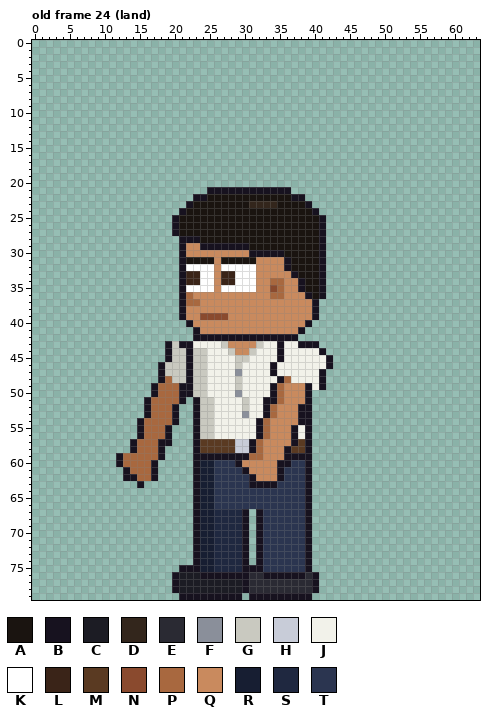
Pixel-art file -- sprites/expo/expo_vendj_left_anim.aseprite. The picture above was drawn from the file before the commit.
64x80 pixels, 123 frames. Colours within 5 levels of each other are drawn and written as one. Shown: old frame 24 (land). The commit also changed other frames, which this record leaves out.
Visible layers, top first: "Arm Top", "Hair", "Face", "Watch", "Near Arm", "Collar", "Belt", "Shirt", "Body", "Back Arm", "Pants", "Shoes".
Palette (. is transparent): A #1a1410  B #17121f  C #1c1c24  D #33261c  E #2a2a33  F #8a8f9a  G #c9c9c0  H #c8ccd8  J #f2f2ea  K #ffffff  L #3a2418  M #5a3a22  N #8a4a2e  P #a8683f  Q #c98a5e  R #171e32  S #1f2840  T #2b3550
Pixels before, old frame 24 (land) (only the part around the change), first column x 0:
13 ................................................................
14 ................................................................
15 ................................................................
16 ................................................................
17 ................................................................
18 ................................................................
19 ................................................................
20 ................................................................
21 .........................BBBBBBBBBBBB...........................
22 .......................BBAAAAAAAAAAAABB.........................
23 ......................BAAAAAAAADDDDAAAAB........................
24 .....................BAAAAAAAAAAAAAAAAAAB.......................
25 ....................BAAAAAAAAAAAAAAAAAAAAB......................
26 ....................BAAAAAAAAAAAAAAAAAAAAB......................
27 ....................BAAAAAAAAAAAAAAAAAAAAB......................
28 .....................BBBAAAAAAAAAAAAAAAAAB......................
29 .....................BQQBBBBBBBAAAAAAAAAAB......................
30 .....................BQQQQQQQQQBBBBBAAAAAB......................
31 .....................BAAAAQAAAAAQQQQBAAAAB......................
32 .....................BKKKKQKKKKKQQQQBAAAAB......................
33 .....................BLLKKQLLKKKQQQQQBAAAB......................
34 .....................BLLKKQLLKKKQQPPQQBAAB......................
35 .....................BKKKKQKKKKKQQNPQQBAAB......................
36 .....................BPQQQQQQQQQQQPPQQQBAB......................
37 .....................BPPQQQQQQQQQQQQQQQQB.......................
38 .....................BQQQQQQQQQQQQQQQQQQB.......................
39 .....................BQQNNNNQQQQQQQQQQQQB.......................
40 ......................BQQQQQQQQQQQQQQQQB........................
41 .......................BQQQQQQQQQQQQQQB.........................
42 .......................BBBBBBBBBBBBBBB..........................
43 ...................BGBBJJJJGQQQQGJJBJJBBB.......................
44 ...................BGGBGGJJJGQQGJJJBJJJJJB......................
45 ...................BGGBGGJJJJGGJJJJBJJJJJJB.....................
46 ..................BGGGBGGJJJJGJJJJBJJJJJJJB.....................
47 ..................BGGGBGGJJJJFJJJJBJJJJJJB......................
48 ..................BPGGBGGJJJJGJJJJJBPJJJJB......................
49 .................BPPPBBGGJJJJGJJJJBPQQQBJB......................
50 .................BPPPBBGGJJJJFJJJJBPQQQB........................
51 ................BPPPPB.BGGJJJJGJJBBPQQQB........................
52 ................BPPPB..BGGJJJJGJJBPQQQBB........................
53 ................BPPPB..BGGJJJJFJJBPQQQBB........................
54 ...............BPPPPB..BGGJJJJJJBPQQQQBB........................
55 ...............BPPPB...BGGJJJJJJBPQQQBJB........................
56 ...............BPPPB...BGGJJJJJJBPQQQBJB........................
57 ..............BPPPBB...BMMMMMHHBPQQQQBMB........................
58 ..............BPPPB....BMMMMMHHBPQQQBMMB........................
59 ............BPPPPPB....BBBBBBBBPPQQQBBBB........................
60 ............BPPPPB.....BRRTTTBQQQQQBBTTB........................
61 .............BPPPB.....BRRTTTTBQQQQBTTTB........................
62 .............BBPPB.....BRRTTTTTBQQQBTTTB........................
63 ...............B.......BRRTTTTTBBBBTTTTB........................
64 .......................BRRTTTTTTTTTTTTTB........................
65 .......................BRRTTTTTTTTTTTTTB........................
66 .......................BRRTTTTTTTTTTTTTB........................
67 .......................BRRSSSSB.BTTTTTTB........................
68 .......................BRRSSSSB.BTTTTTTB........................
New version:
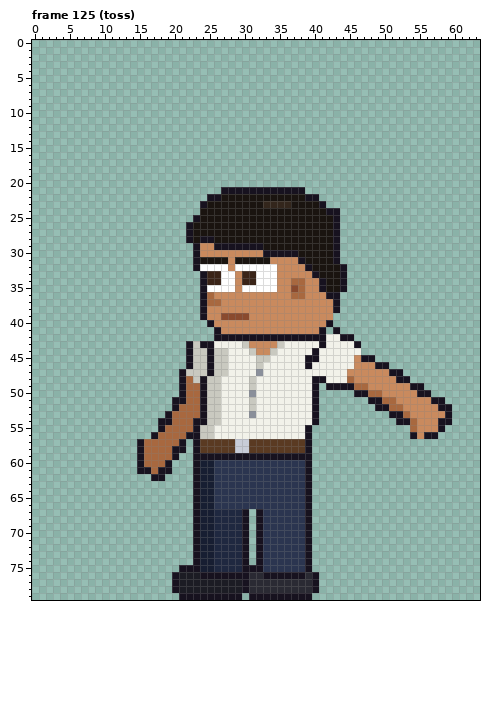
A new or re-ordered frame is compared with the old frame closest to it.
Change:
frames 123 -> 129
Frame 125 (toss) is new; against old frame 24 (land):
y 21: x 25..26 BB -> ..; x 37..38 .. -> BB
y 22: x 23..26 BBAA -> ..BB; x 37..40 BB.. -> AABB
y 23: x 22..24 BAA -> ..B; x 31..32 DD -> AA; x 35..36 AA -> DD; x 39..41 B.. -> AAB
y 24: x 21..23 BAA -> ...; x 40..43 B... -> AABB
y 25: x 20..23 BAAA -> ...B; x 41..43 B.. -> AAB
y 26..27: x 20..22 BAA -> ..B; x 41..43 B.. -> AAB
y 28: x 21 B -> .; x 23..25 BAA -> ABB; x 41..43 B.. -> AAB
y 29: x 21..25 BQQBB -> ..BQQ; x 31..32 AA -> BB; x 41..43 B.. -> AAB
y 30: x 21..23 BQQ -> ..B; x 31..32 BB -> QQ; x 36..37 AA -> BB; x 41..43 B.. -> AAB
y 31: x 21..23 BAA -> ..B; x 26 Q -> A; x 28 A -> Q; x 32..33 QQ -> AA; x 36..38 BAA -> QQB; x 41..43 B.. -> AAB
y 32: x 21..23 BKK -> ..B; x 26 Q -> K; x 28 K -> Q; x 32..34 QQQ -> KKK; x 36..39 BAAA -> QQQB; x 41..44 B... -> AAAB
y 33: x 21..34 BLLKKQLLKKKQQQ -> ...BLLKKQLLKKK; x 37..44 BAAAB... -> QQQBAAAB
y 34: x 21..35 BLLKKQLLKKKQQPP -> ...BLLKKQLLKKKQ; x 37..40 QBAA -> PPQQ; x 42..44 ... -> AAB
y 35: x 21..24 BKKK -> ...B; x 26 Q -> K; x 29 K -> Q; x 32..35 QQNP -> KKKQ; x 37..40 QBAA -> NPQQ; x 42..44 ... -> AAB
y 36: x 21..25 BPQQQ -> ...BP; x 34..35 PP -> QQ; x 37..43 QQBAB.. -> PPQQQBB
y 37: x 21..26 BPPQQQ -> ...BPP; x 40..43 B... -> QQQB
y 38: x 21..24 BQQQ -> ...B; x 40..43 B... -> QQQB
y 39: x 21..26 BQQNNN -> ...BQQ; x 28..30 QQQ -> NNN; x 40..42 B.. -> QQQ
y 40: x 22..25 BQQQ -> ...B; x 39..42 B... -> QQQB
y 41: x 23..26 BQQQ -> ...B; x 38..41 B... -> QQQB; x 43 . -> B
y 42: x 23..25 BBB -> ...; x 38..45 ........ -> BBBBJJBB
y 43: x 19..21 BGB -> ...; x 23..25 JJJ -> GBB; x 27..30 GQQQ -> JJJG; x 32..35 GJJB -> QQQG; x 38..46 BBB...... -> JJJBJJJJB
y 44: x 19..21 BGG -> ...; x 25..30 JJJGQQ -> BGGJJJ; x 32..35 JJJB -> QQGJ; x 40..46 JB..... -> BJJJJJJ
y 45: x 19..21 BGG -> ...; x 25..27 JJJ -> BGG; x 29..30 GG -> JJ; x 32..33 JJ -> GG; x 35 B -> J; x 39..40 JJ -> BB; x 42..48 B...... -> JJJJQBB
y 46: x 18..21 BGGG -> ....; x 25..27 JJJ -> BGG; x 29 G -> J; x 32 J -> G; x 34 B -> J; x 39 J -> B; x 42..50 B........ -> JJJJQQQBB
y 47: x 18..22 BGGGB -> ...BG; x 25..27 JJJ -> BGG; x 29 F -> J; x 32 J -> F; x 34 B -> J; x 41..52 B........... -> JJJJQQQQQQBB
y 48: x 18..22 BPGGB -> ...BP; x 24..26 GJJ -> BGG; x 29 G -> J; x 31 J -> G; x 35..36 BP -> JJ; x 40 J -> B; x 42..53 ............ -> JJJPQQQQQQBB
y 49: x 17..20 BPPP -> ....; x 22..26 BGGJJ -> PPBGG; x 29 G -> J; x 31 J -> G; x 34..55 BPQQQBJB.............. -> JJJJJJB.BBBBPPQQQQQQBB
y 50: x 17..20 BPPP -> ....; x 22..26 BGGJJ -> PPBGG; x 29 F -> J; x 31 J -> F; x 34..40 BPQQQB. -> JJJJJJB; x 46..56 ........... -> BBPPQQQQQBB
y 51: x 16..20 BPPPP -> ....B; x 22..24 .BG -> PPB; x 26 J -> G; x 30..31 GJ -> JG; x 33..40 BBPQQQB. -> JJJJJJJB; x 48..58 ........... -> BBPPQQQQQBB
y 52: x 16..19 BPPP -> ....; x 21..24 ..BG -> PPPB; x 26 J -> G; x 30..31 GJ -> JG; x 33..40 BPQQQBB. -> JJJJJJJB; x 49..59 ........... -> BBPPQQQQQBB
y 53: x 16..24 BPPPB..BG -> ...BPPPPB; x 26 J -> G; x 30..31 FJ -> JF; x 33..40 BPQQQBB. -> JJJJJJJB; x 51..59 ......... -> BBPQQQQQB
y 54: x 15..22 BPPPPB.. -> ...BBPPP; x 24 G -> B; x 26 J -> G; x 32..40 BPQQQQBB. -> JJJJJJJJB; x 52..59 ........ -> BBPQQQBB
y 55: x 15..22 BPPPB... -> ...BPPPP; x 32..37 BPQQQB -> JJJJJJ; x 54..58 ..... -> PQQQB
y 56: x 15..17 BPP -> ..B; x 19..22 B... -> PPPB; x 32..37 BPQQQB -> JJJJJJ; x 54..57 .... -> BQBB
y 57: x 14..15 BP -> .B; x 18..21 BB.. -> PPPB; x 31..37 BPQQQQB -> MMMMMMM
y 58: x 14..15 BP -> .B; x 18..21 B... -> PPBB; x 31..36 BPQQQB -> MMMMMM
y 59: x 12..15 BPPP -> ...B; x 18..20 B.. -> PPB; x 31..35 PPQQQ -> BBBBB
y 60: x 12..15 BPPP -> ...B; x 17..19 B.. -> PPB; x 29..36 BQQQQQBB -> TTTTTTTT
y 61: x 13..19 BPPPB.. -> ..BBPBB; x 30..35 BQQQQB -> TTTTTT
y 62: x 13..16 BBPP -> ....; x 18 . -> B; x 31..35 BQQQB -> TTTTT
y 63: x 15 B -> .; x 31..34 BBBB -> TTTT
Where, in picture pixels (left, top, right, bottom), the same in both pictures:
changed: (116, 187, 452, 488)
